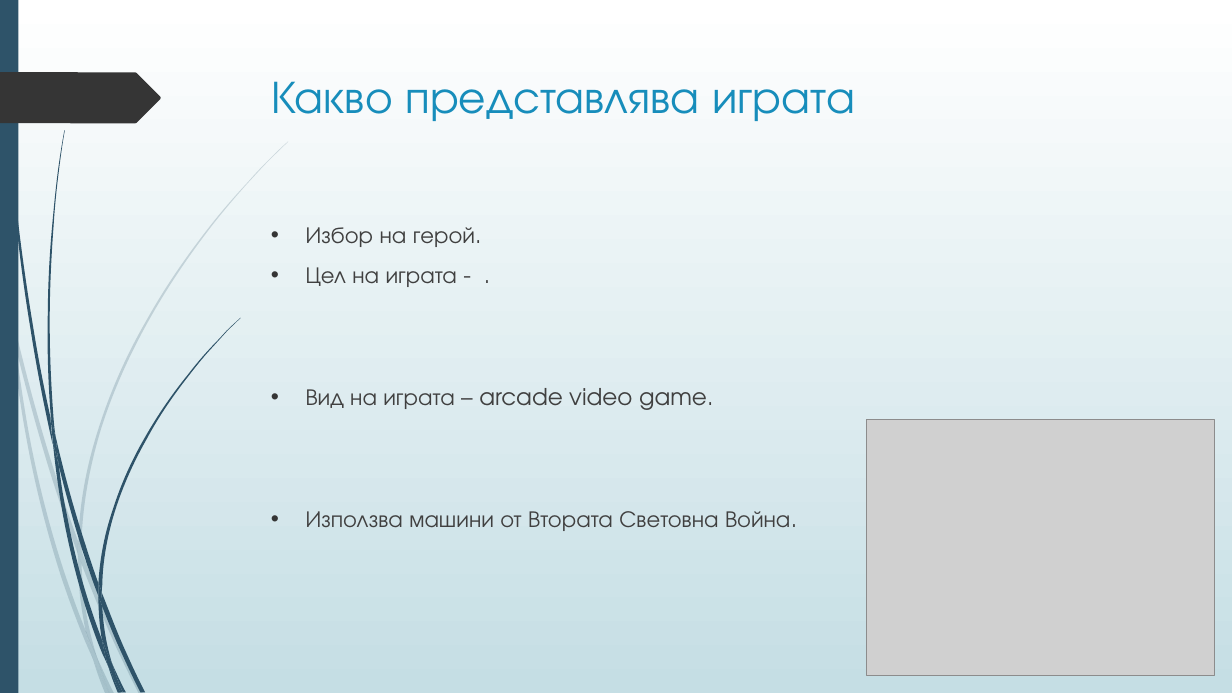
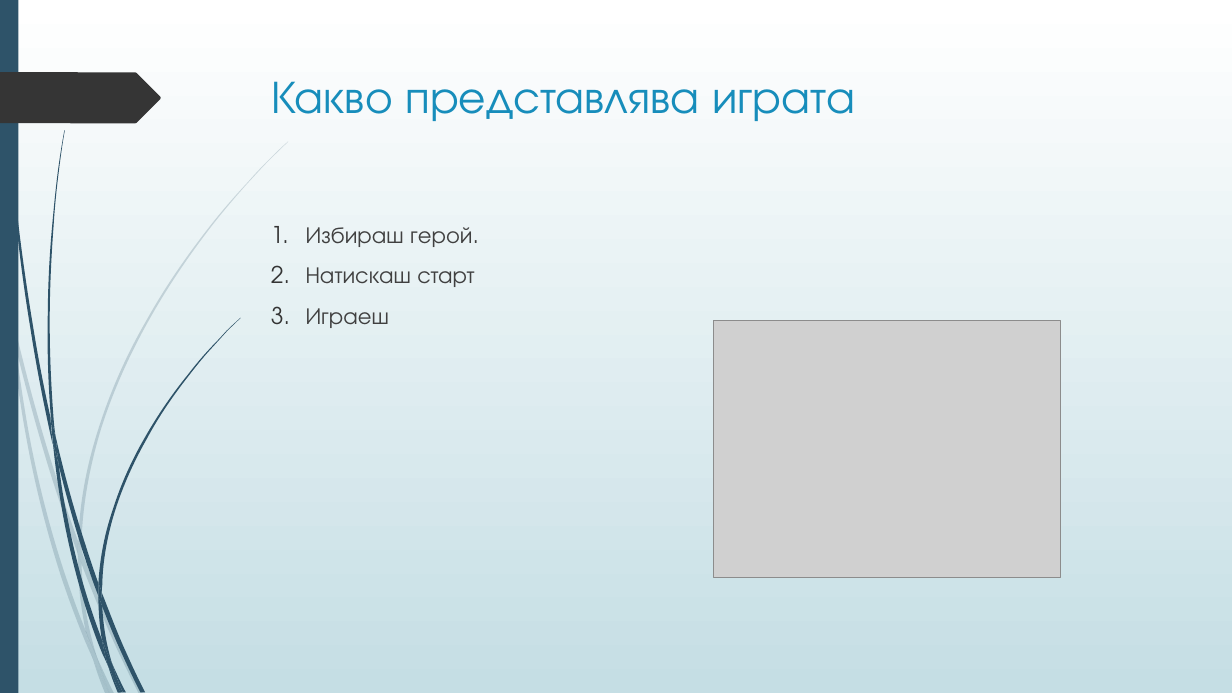
Before and after one commit to boki1/Hack30xTUES-, a slide deck: slide 3 of Hack 30 xTUES presentation.pptx (slide 2 before the commit). Drawn at 1232x693 pixels with LibreOffice and Linux fonts; fonts in the diff are those of the drawing; grey boxes stand for pictures. Boxes give left, top, right and bottom in pixels: in the first picture for what was removed or moved away, otherwise in the second. Text is boxed around its words. In the diff, an @@ line names an element or a change of style, - is before the commit and + after.

```diff
--- a/Hack 30 xTUES presentation.pptx
+++ b/Hack 30 xTUES presentation.pptx
@@ text at <box>306,227,474,328</box>: text changed @@
-• Избор на герой.
-• Цел на играта - .
-• Вид на играта – arcade video game.
-• Използва машини от Втората Световна Война.
+1. Избираш герой.
+2. Натискаш старт
+3. Играеш
@@ picture: place and size @@
-picture at <box>867,420,1214,677</box>
+picture at <box>714,321,1061,578</box>
```
Also in this commit, not shown: 3 other slides changed, 6 slides added, 1 slide removed.
